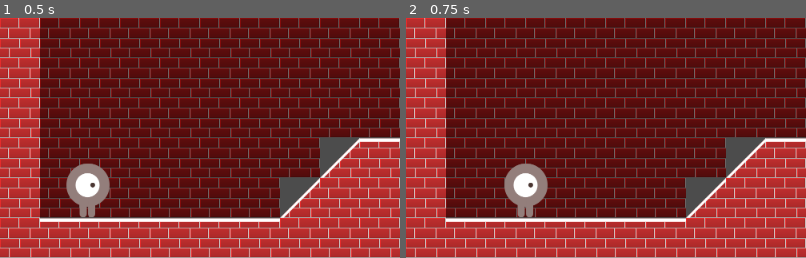
Above: before the commit, frames 1-2 (left to right).
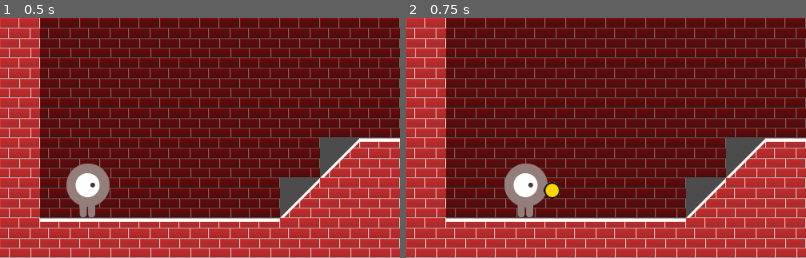
Above: after the commit, the same moments.

Repository: Ruefa/godot_test
Game: Godot game, scene res://Main.tscn
The game is run twice, just before and just after one commit, with the same random seed, the same clock (stepped at 60 frames per second) and the same inputs.
Inputs:
- Up to frame 1 (0.5 s): no input
- Up to frame 2 (0.75 s): tap Enter at 0.5 s; hold Right (ui_right) from 0.53 s (still down); hold Shift (ui_shoot) from 0.53 s (still down)
The pictures show only the part of the screen within x 0-50%, y 50-100%; the shares and areas given below are measured in that part.

Frame 1 is identical in both runs. In frame 2, 0.2% of the frame differs, in the area x 34-39%, y 68-76%.

Commit message:
added shooting functionality

Diff:
--- a/Side Scroll/Player.gd
+++ b/Side Scroll/Player.gd
@@ -1,9 +1,15 @@
 extends KinematicBody2D
 
+var Bullet = load("res://Bullet.tscn")
+
 const GRAVITY = 500
+const RIGHT = 'right'
+const LEFT = 'left'
+
 var SPEED_X = 200
 var SCREEN_SIZE
 var SPRITE_SIZE
+var PLAYER_DIR = RIGHT
 
 # Declare member variables here. Examples:
 # var a = 2
@@ -25,7 +31,8 @@
 	# handle collisions
 	for i in get_slide_count():
 		var collision = get_slide_collision(i)
-		print(collision.get_normal().y)
+		#print(collision.get_normal().y)
+		# if touching the ground turn off gravity
 		if collision.get_normal().y < 0:
 			velocity.y = 0
 			grounded = true
@@ -33,10 +40,15 @@
 	# left - right movement
 	if Input.is_action_pressed("ui_right"):
 		velocity.x = SPEED_X
+		PLAYER_DIR = RIGHT
 	elif Input.is_action_pressed("ui_left"):
 		velocity.x = -SPEED_X
+		PLAYER_DIR = LEFT
 	else:
 		velocity.x = 0
+
+	if Input.is_action_pressed("ui_shoot") and $FireRateTimer.is_stopped():
+		playerShoot()
 
 	if Input.is_action_pressed("ui_up") and grounded:
 		velocity.y = -400
@@ -45,3 +57,14 @@
 
 
 	move_and_slide(velocity, Vector2(0,-1))
+
+func playerShoot():
+	$FireRateTimer.start()
+
+	var bullet = Bullet.instance()
+	add_child(bullet)
+
+#	if PLAYER_DIR == RIGHT:
+#		bullet.set_linear_velocity(Vector2(500,0))
+#	else:
+#		bullet.set_linear_velocity(Vector2(-500,0))
